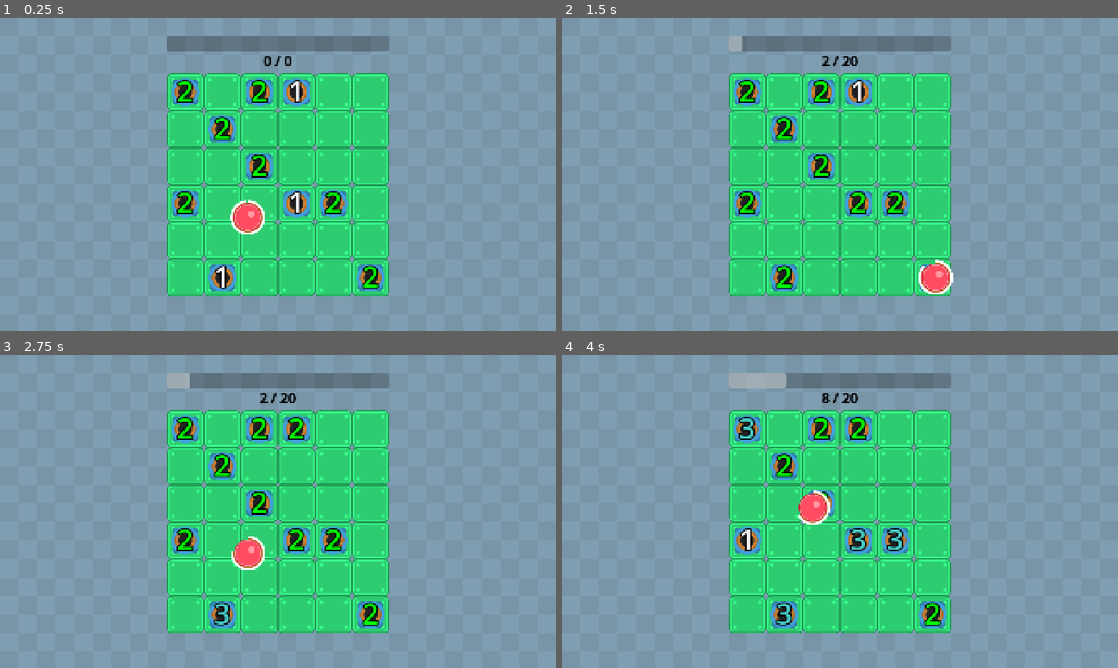
Above: before the commit, frames 1-4 (two rows, left to right).
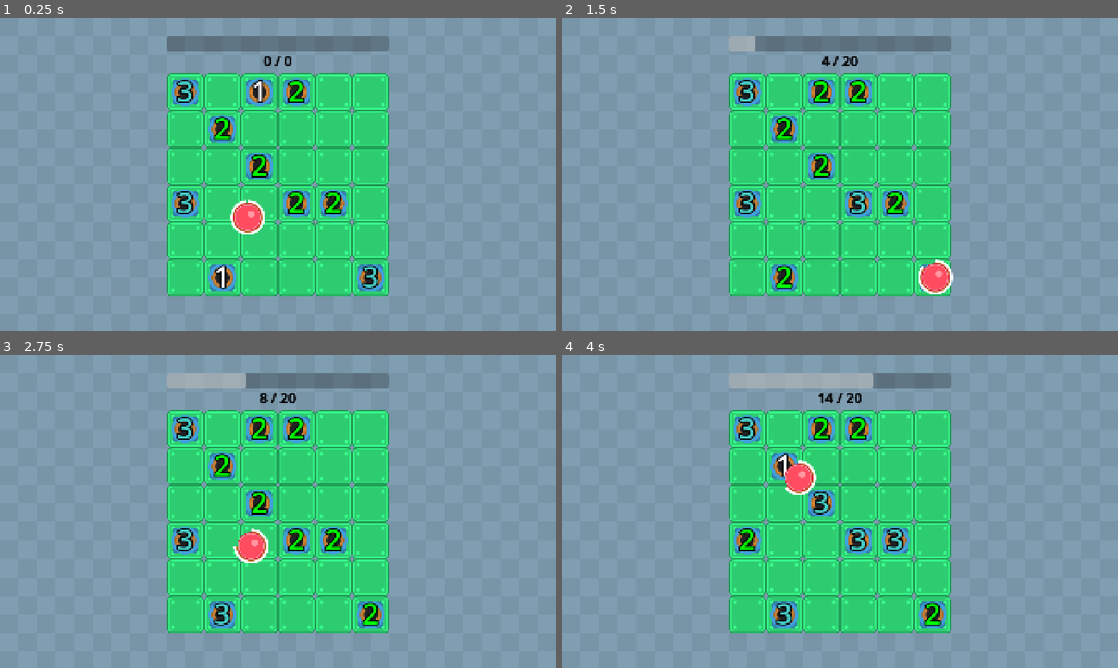
Above: after the commit, the same moments.

Repository: wanamelon/prototype_monorepo
Game: Godot game, scene res://source/bounce_main.tscn
Two runs of this game, one before a commit and one after it. Both use one fixed random seed, a clock stepped at 60 frames per second and the inputs below.
Inputs:
- Up to frame 1 (0.25 s): no input
- Up to frame 2 (1.5 s): no input
- Up to frame 3 (2.75 s): no input
- Up to frame 4 (4 s): no input

The runs differ from the first frame. In frame 1, 0.9% of the frame differs, in the area x 31-69%, y 19-87%; in frame 2, 0.9%; in frame 3, 1.3%; in frame 4, 2.2%, in the area x 31-56%, y 5-63%.

Commit message:
SPEEEEED BUFF

Diff:
--- a/roller/source/bounce_main.tscn
+++ b/roller/source/bounce_main.tscn
@@ -10,13 +10,18 @@
 script = ExtResource("2_vx23h")
 metadata/_custom_type_script = "uid://ckw8rr21jqg1f"
 
+[sub_resource type="Resource" id="Resource_vx23h"]
+script = ExtResource("2_vx23h")
+item_id = 1
+metadata/_custom_type_script = "uid://ckw8rr21jqg1f"
+
 [sub_resource type="ShaderMaterial" id="ShaderMaterial_to078"]
 shader = ExtResource("1_p5ard")
 shader_parameter/saturation = 0.30000001425
 
 [node name="BounceMain" type="Node2D"]
 script = ExtResource("1_ovsfe")
-items = Array[ExtResource("2_vx23h")]([SubResource("Resource_0panw"), SubResource("Resource_0panw"), SubResource("Resource_0panw"), SubResource("Resource_0panw")])
+items = Array[ExtResource("2_vx23h")]([SubResource("Resource_0panw"), SubResource("Resource_0panw"), SubResource("Resource_0panw"), SubResource("Resource_vx23h")])
 
 [node name="TextureRect" type="TextureRect" parent="."]
 material = SubResource("ShaderMaterial_to078")
--- a/roller/source/enums.gd
+++ b/roller/source/enums.gd
@@ -1,5 +1,6 @@
 class_name E
 
 enum ItemId {
-	ADD_STAMINA
+	ADD_STAMINA,
+	SPEED_BUFF_ON_DESTROY
 }
--- a/roller/source/game_board.gd
+++ b/roller/source/game_board.gd
@@ -13,7 +13,7 @@
 	for cell in available_cells.slice(0, 10 + round * 2):
 		var grid_item: TileObject = TILE_OBJECT_SCENE.instantiate()
 		grid_item.position = $TileMapLayer.map_to_local(cell)
-		grid_item.level = _random.randi_range(1, min(round + 2, 5))
+		grid_item.level = _random.randi_range(1, 3)
 		$TileObjects.add_child(grid_item)
 
 func spawn_ball(items: Array[ItemDef]):
--- a/roller/source/item_def.gd
+++ b/roller/source/item_def.gd
@@ -1,3 +1,3 @@
 class_name ItemDef extends Resource
 
-@export var item_id: E.ItemId = E.ItemId.ADD_STAMINA
+@export var item_id: E.ItemId
--- a/roller/source/player_ball.gd
+++ b/roller/source/player_ball.gd
@@ -8,15 +8,16 @@
 var _points: int = 0
 var _stamina_seconds: float = 8
 var _max_stamina := _stamina_seconds
-var _random_curve_deg: float = 0
+var _items: Array[ItemDef] = []
 
 func scene_init(items: Array[ItemDef]):
+	_items = items
 	for item in items:
 		match item.item_id:
 			E.ItemId.ADD_STAMINA:
-				print("up stamina")
 				_max_stamina += 1
 				_stamina_seconds += 1
+			_: pass
 	return self
 
 func _ready():
@@ -28,19 +29,37 @@
 	var collision_result := move_and_collide(velocity * delta)
 	if collision_result:
 		velocity = velocity.bounce(collision_result.get_normal())
-		_random_curve_deg = _random.randf_range(-10, 10)
-	velocity = velocity.rotated(deg_to_rad(_random_curve_deg) * delta)
-	_stamina_seconds = max(0, _stamina_seconds - delta)
+		velocity = velocity.rotated(deg_to_rad(_random.randf_range(-5, 5)))
 	if _stamina_seconds <= 0:
 		var damping_factor: float = 4 * velocity.length() * delta
 		velocity -= velocity.normalized() * damping_factor
+	else:
+		var speed_with_buffs := _speed
+		var new_speed_buff_durations: Array[float] = []
+		for duration in _speed_buff_durations:
+			speed_with_buffs += 200 * duration
+			var decremented = duration - delta
+			if decremented > 0:
+				new_speed_buff_durations.append(decremented)
+		_stamina_seconds = max(0, _stamina_seconds - delta)
+		_speed_buff_durations = new_speed_buff_durations
+		velocity = velocity.normalized() * speed_with_buffs
+
 	if velocity.length() < 5:
-		print("I have reached the ENDE")
 		finished.emit(_points)
 		queue_free()
 
 func _process(delta):
 	$TextureProgressBar.value = 100.0 * _stamina_seconds / float(_max_stamina)
+
+var _speed_buff_durations: Array[float] = []
+
+func on_tile_destroyed():
+	for item in _items:
+		match item.item_id:
+			E.ItemId.SPEED_BUFF_ON_DESTROY:
+				_speed_buff_durations.append(2.5)
+			_: pass
 
 func give_points(points: int):
 	points_changed.emit(_points, _points + points)
--- a/roller/source/tile_object.gd
+++ b/roller/source/tile_object.gd
@@ -22,7 +22,7 @@
 	$LevelLabel.set("theme_override_colors/font_color", LEVEL_COLORS[min(len(LEVEL_COLORS)- 1, level)])
 
 func _physics_process(delta):
-	var expected_seconds_until_growth: float = 2.0 + 10 * log(level)
+	var expected_seconds_until_growth: float = 4.0 + 8 * log(level)
 	var growth_probability_per_second := 1.0 / expected_seconds_until_growth
 	if rng.randf() < (delta * growth_probability_per_second):
 		level += 1
@@ -34,4 +34,5 @@
 			player_ball.give_points(2 ** (level - 1))
 			level -= 1
 		if level == 0:
+			player_ball.on_tile_destroyed()
 			queue_free()
Not shown: 1 places in roller/source/bounce_main.tscn that only renumber resources
Not shown, changed: roller/dev_notes.md
